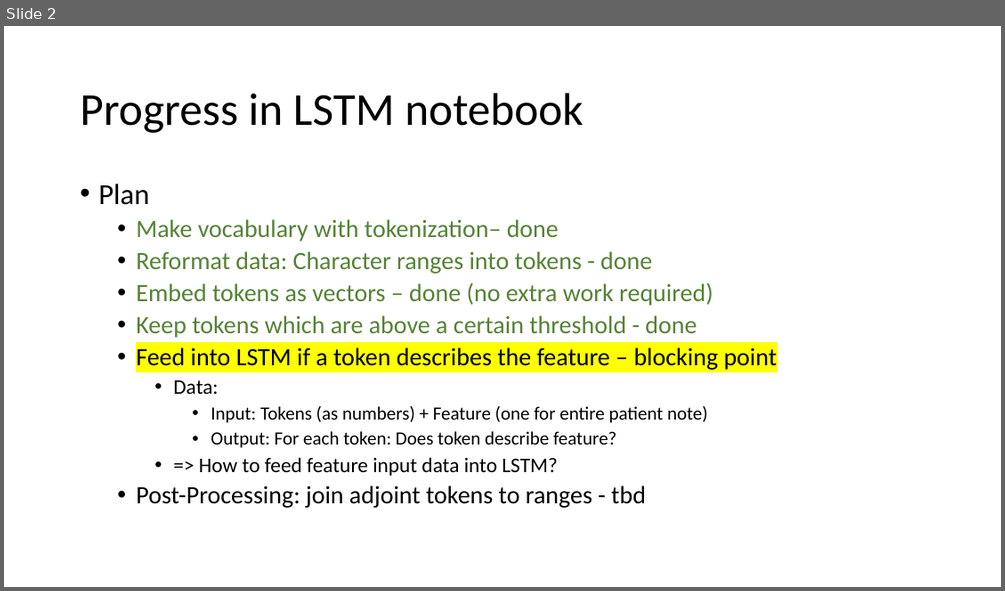
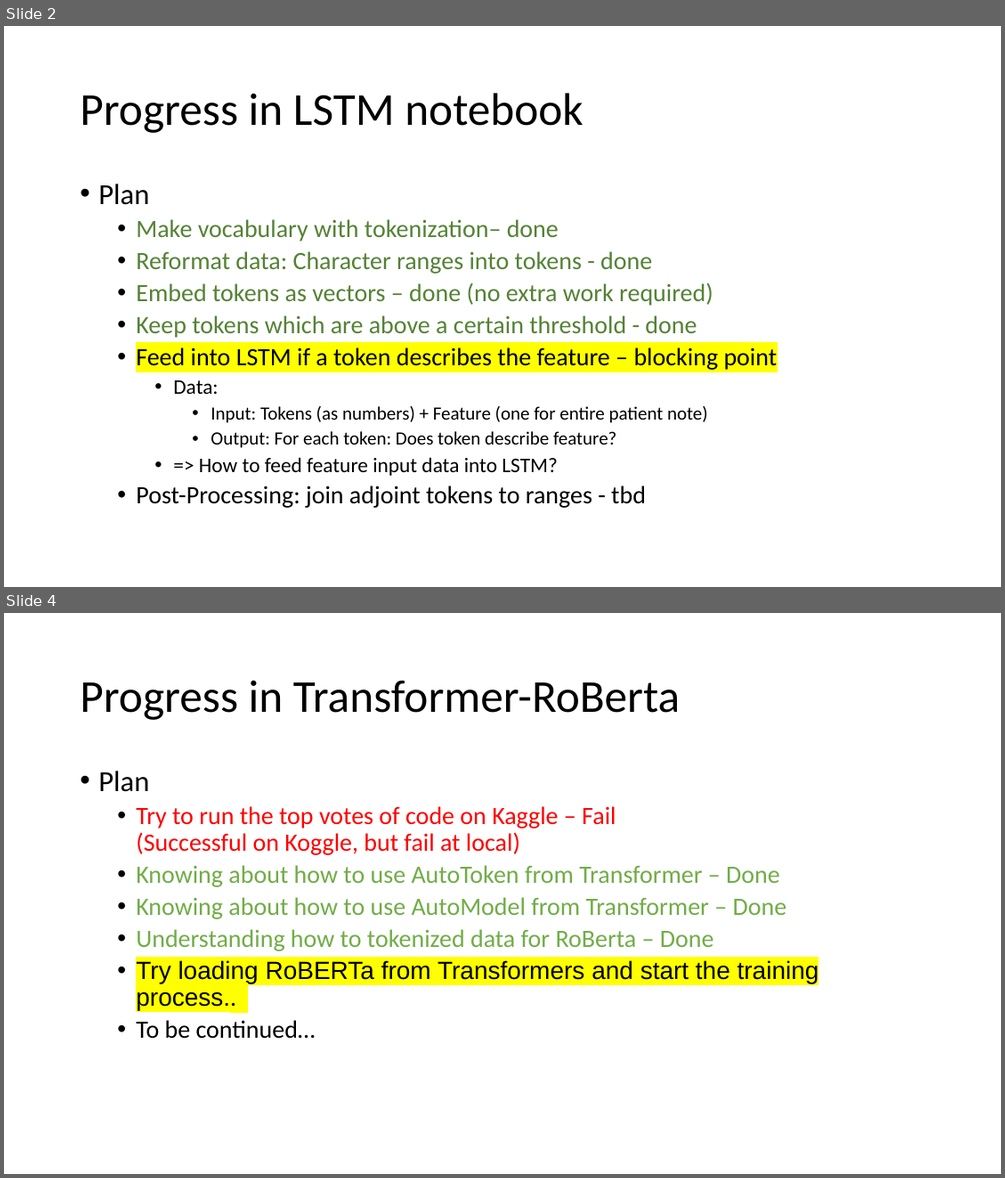
Before and after one commit to Tsunetsuki/AILab2023, a slide deck: Project - Slides/Progress Week 2.odp. Shown one above the other, each under a label of ours: slide 2 before the commit, slides 2 and 4 after it; the slides between them are not shown. The pictures are 1005x591 and 1005x1178 pixels, drawn with LibreOffice and Linux fonts; fonts in the diff are those of the drawing. Boxes give left, top, right and bottom in pixels: in the first picture for what was removed or moved away, otherwise in the second. Text is boxed around its words. In the diff, an @@ line names an element or a change of style, - is before the commit and + after.

```diff
--- a/Project - Slides/Progress Week 2.odp
+++ b/Project - Slides/Progress Week 2.odp
@@ slide 4 added at (4, 613, 1001, 1174), background #FFFFFF @@
@@ title added at (80, 680, 680, 720), 44 pt, text #000000 @@
+Progress in Transformer-RoBerta
@@ text added at (98, 771, 819, 1038), 24 pt, text #70AD47 @@
+• Plan
+  • Try to run the top votes of code on Kaggle – Fail
+    (Successful on Koggle, but fail at local)
+  • Knowing about how to use AutoToken from Transformer – Done
+  • Knowing about how to use AutoModel from Transformer – Done
+  • Understanding how to tokenized data for RoBerta – Done
+  • Try loading RoBERTa from Transformers and start the training process..
+  • To be continued…
```
Also in this commit, not shown: 1 slide changed.
